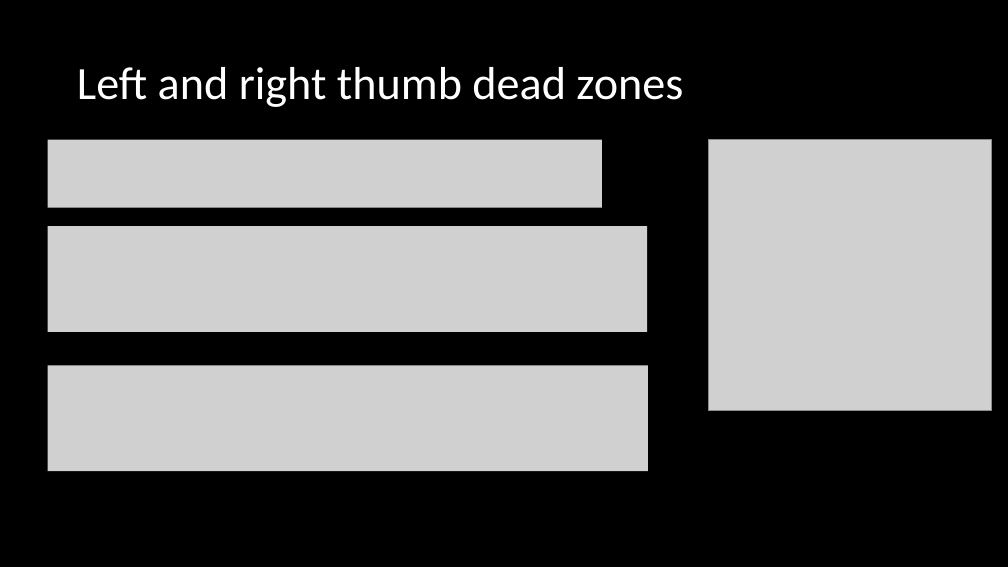
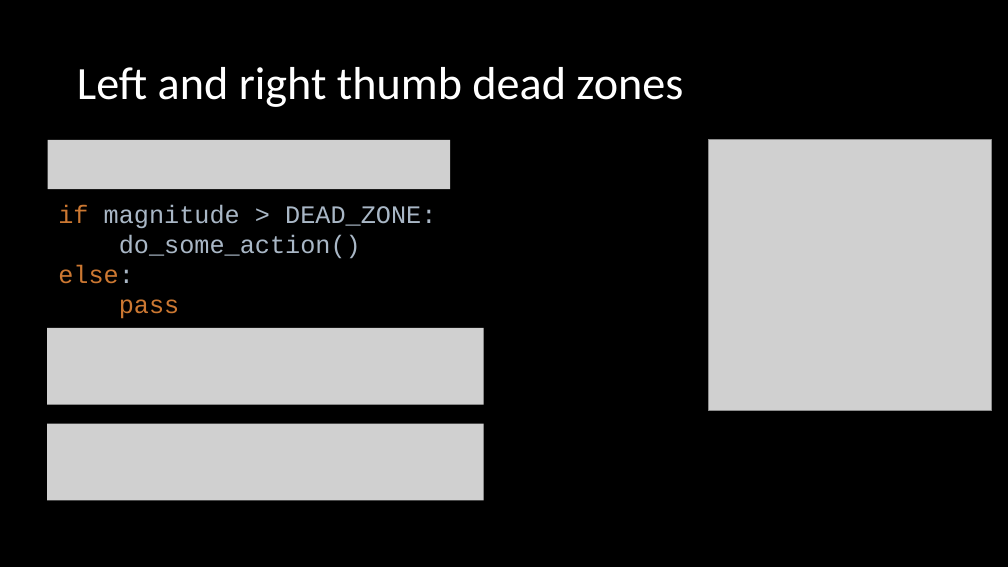
Before and after one commit to CozmoRobots/joystick, a slide deck: slide 5 of Xbox One Controller.pptx. Drawn at 1008x567 pixels with LibreOffice and Linux fonts; fonts in the diff are those of the drawing; grey boxes stand for pictures. Boxes give left, top, right and bottom in pixels: in the first picture for what was removed or moved away, otherwise in the second. Text is boxed around its words. In the diff, an @@ line names an element or a change of style, - is before the commit and + after.

```diff
--- a/Xbox One Controller.pptx
+++ b/Xbox One Controller.pptx
@@ picture: place and size @@
-picture at (48, 140, 602, 208)
+picture at (48, 140, 450, 189)
@@ rectangle added at (51, 194, 447, 324), fill #000000, 24 pt, text #A9B7C6 @@
+if magnitude > DEAD_ZONE:
+do_some_action()
+else:
+pass
@@ picture removed at (48, 226, 647, 332) @@
@@ picture added at (47, 328, 483, 405) @@
@@ picture: place and size @@
-picture at (48, 365, 648, 471)
+picture at (47, 423, 483, 501)
```
Also in this commit, not shown: 2 other slides changed.
